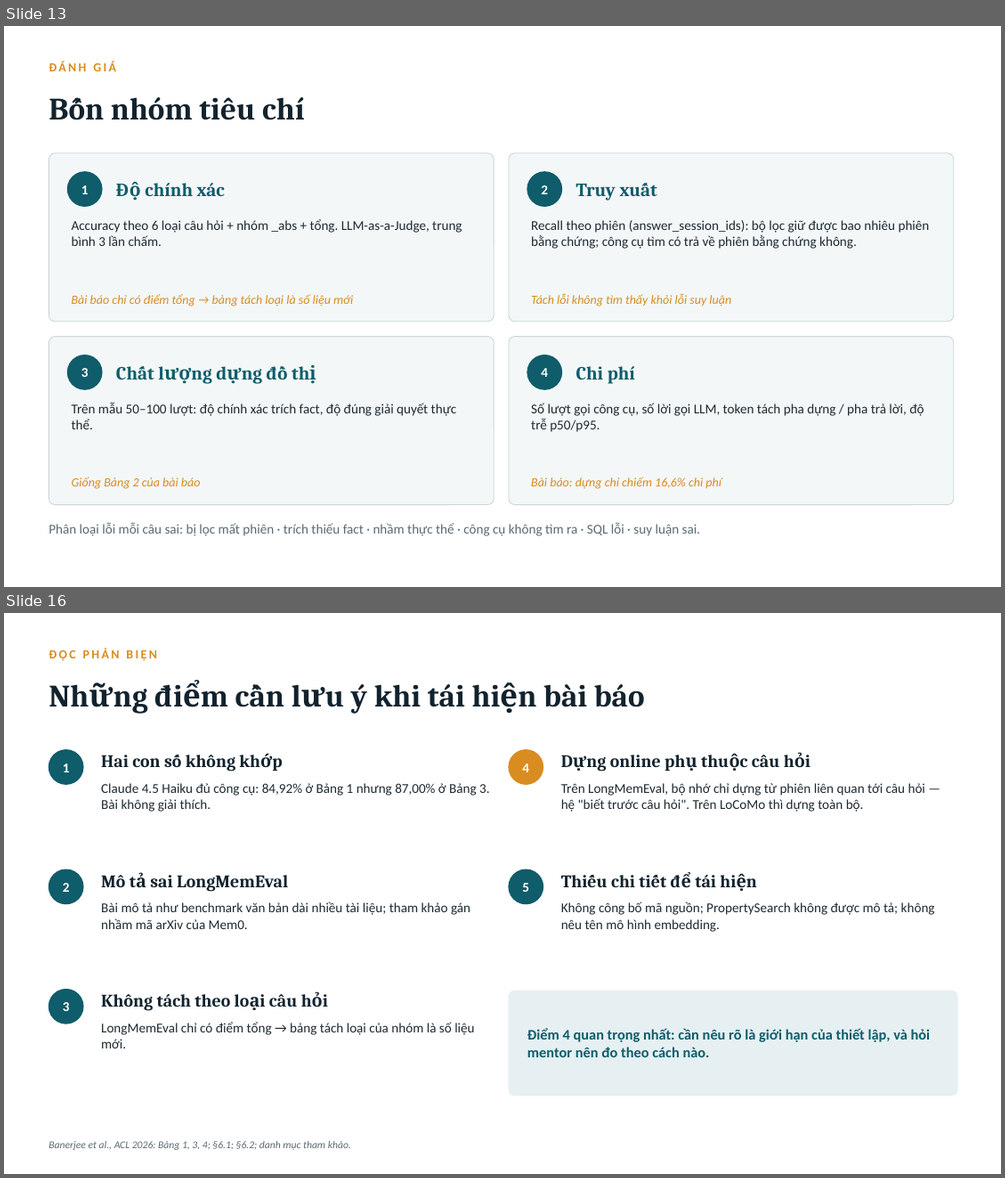
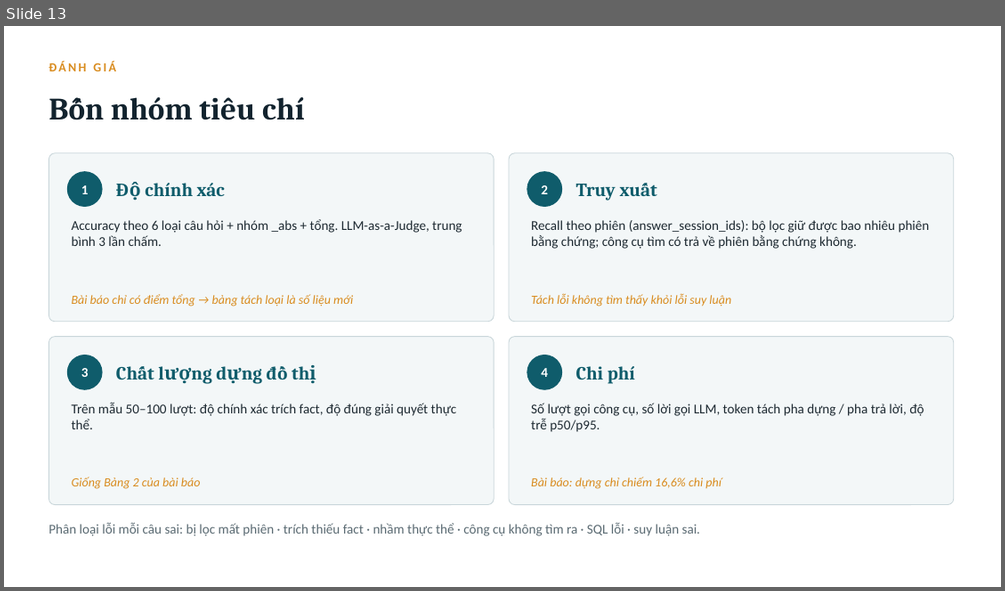
Before and after one commit to Phongdzfk/Samsung-Agent, a slide deck: Tuan 3/bao-cao-tuan3-apex-mem.pptx. Shown one above the other, each under a label of ours: slides 13 and 16 before the commit, slide 13 after it; the slides between them are not shown. The pictures are 1005x1178 and 1005x591 pixels, drawn with LibreOffice and Linux fonts; fonts in the diff are those of the drawing. Boxes give left, top, right and bottom in pixels: in the first picture for what was removed or moved away, otherwise in the second. Text is boxed around its words. In the diff, an @@ line names an element or a change of style, - is before the commit and + after.

```diff
--- a/Tuan 3/bao-cao-tuan3-apex-mem.pptx
+++ b/Tuan 3/bao-cao-tuan3-apex-mem.pptx
@@ slide 16 removed at (4,613,1001,1174), background #FFFFFF @@
@@ text removed at (48,648,157,661) @@
-ĐỌC PHẢN BIỆN
@@ text removed at (351,684,645,714) @@
-Những điểm cần lưu ý khi tái hiện bài báo
@@ ellipse removed at (48,750,83,784) @@
@@ text removed at (63,763,70,772) @@
-1
@@ text removed at (101,755,235,771) @@
-Hai con số không khớp
@@ ellipse removed at (509,750,543,784) @@
@@ text removed at (522,763,529,772) @@
-4
@@ text removed at (101,783,490,811) @@
-Claude 4.5 Haiku đủ công cụ: 84,92% ở Bảng 1 nhưng 87,00% ở Bảng 3. Bài không giải thích.
@@ text removed at (561,783,882,811) @@
-Trên LongMemEval, bộ nhớ chỉ dựng từ phiên liên quan tới câu hỏi — hệ "biết trước câu hỏi". Trên LoCoMo thì dựng toàn bộ.
@@ text removed at (732,783,925,795) @@
-Dựng online phụ thuộc câu hỏi
@@ ellipse removed at (48,869,83,904) @@
@@ text removed at (101,875,288,892) @@
-Mô tả sai LongMemEval
@@ ellipse removed at (509,869,543,904) @@
@@ text removed at (611,875,716,887) @@
-Thiếu chi tiết để tái hiện
@@ text removed at (63,883,70,892) @@
-2
@@ text removed at (101,901,470,929) @@
-Bài mô tả như benchmark văn bản dài nhiều tài liệu; tham khảo gán nhầm mã arXiv của Mem0.
@@ text removed at (522,883,529,892) @@
-5
@@ text removed at (561,901,935,932) @@
-Không công bố mã nguồn; PropertySearch không được mô tả; không nêu tên mô hình embedding.
@@ ellipse removed at (48,989,83,1023) @@
@@ text removed at (63,1002,70,1011) @@
-3
@@ text removed at (101,994,298,1011) @@
-Không tách theo loại câu hỏi
@@ rounded rectangle removed at (509,990,957,1095) @@
@@ text removed at (101,1022,474,1048) @@
-LongMemEval chỉ có điểm tổng → bảng tách loại của nhóm là số liệu mới.
@@ text removed at (527,1028,930,1057) @@
-Điểm 4 quan trọng nhất: cần nêu rõ là giới hạn của thiết lập, và hỏi mentor nên đo theo cách nào.
@@ text removed at (48,1141,351,1150) @@
-Banerjee et al., ACL 2026: Bảng 1, 3, 4; §6.1; §6.2; danh mục tham khảo.
```
Also in this commit, not shown: 9 slides changed, 3 other slides removed.
